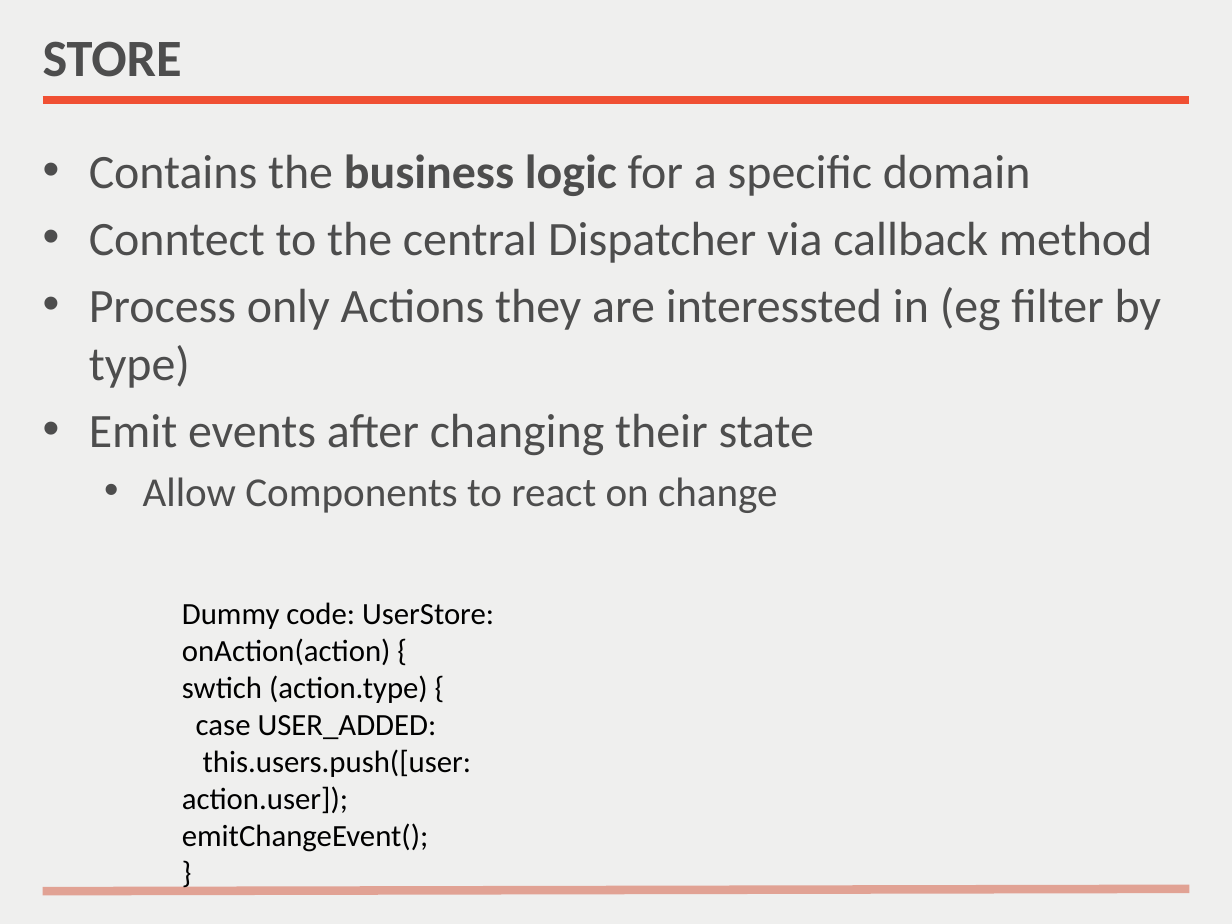
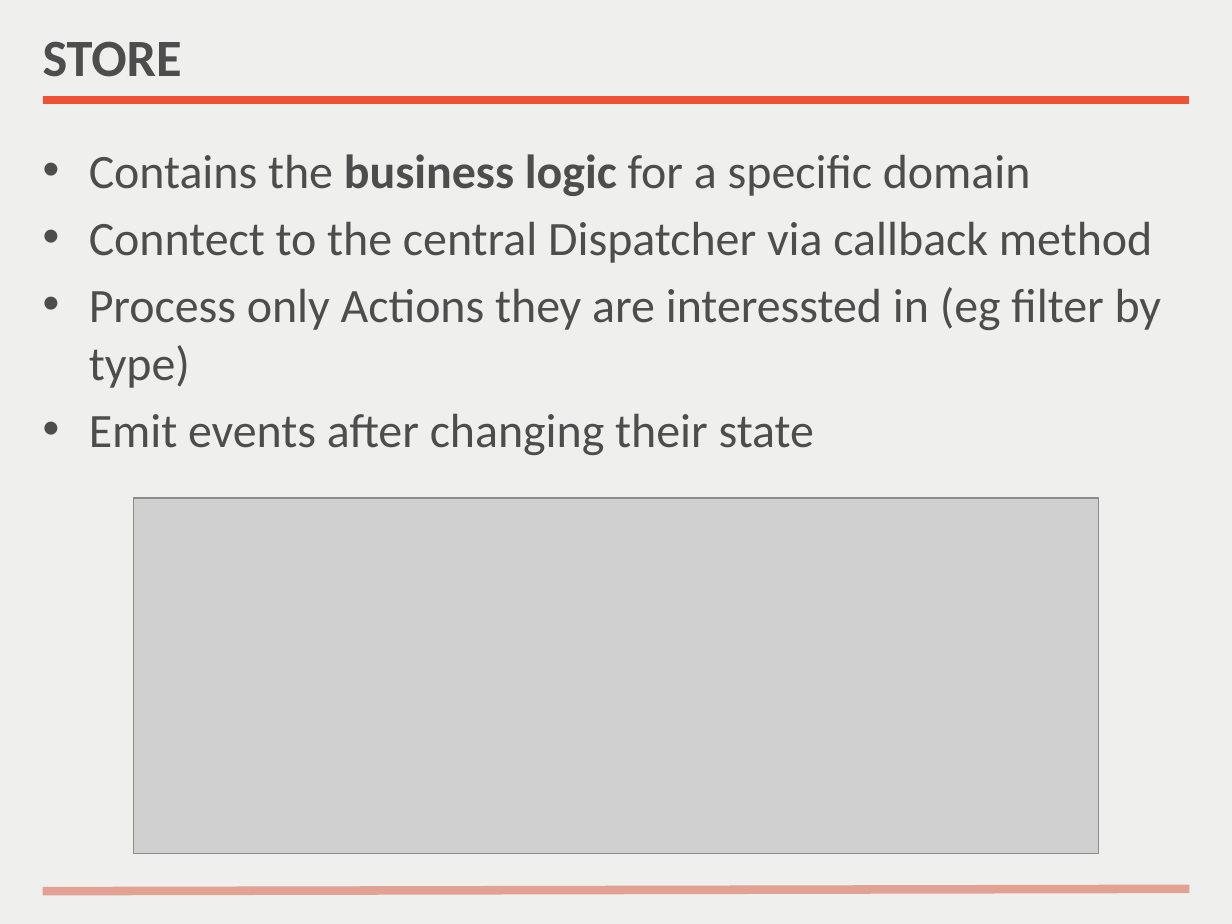
Before and after one commit to nilshartmann/react-meetup-flux, a slide deck: slide 18 of Flux Introduction.pptx. Drawn at 1232x924 pixels with LibreOffice and Linux fonts; fonts in the diff are those of the drawing; grey boxes stand for pictures. Boxes give left, top, right and bottom in pixels: in the first picture for what was removed or moved away, otherwise in the second. Text is boxed around its words. In the diff, an @@ line names an element or a change of style, - is before the commit and + after.

```diff
--- a/Flux Introduction.pptx
+++ b/Flux Introduction.pptx
@@ text at <box>143,477,778,513</box>: paragraph removed @@
-  • Allow Components to react on change
@@ picture added at <box>133,498,1098,854</box> @@
@@ text removed at <box>182,602,494,852</box> @@
-Dummy code: UserStore:
-onAction(action) {
-swtich (action.type) {
-case USER_ADDED:
-this.users.push([user: action.user]);
-emitChangeEvent();
-}
```
Also in this commit, not shown: 6 other slides changed, 1 other file.
